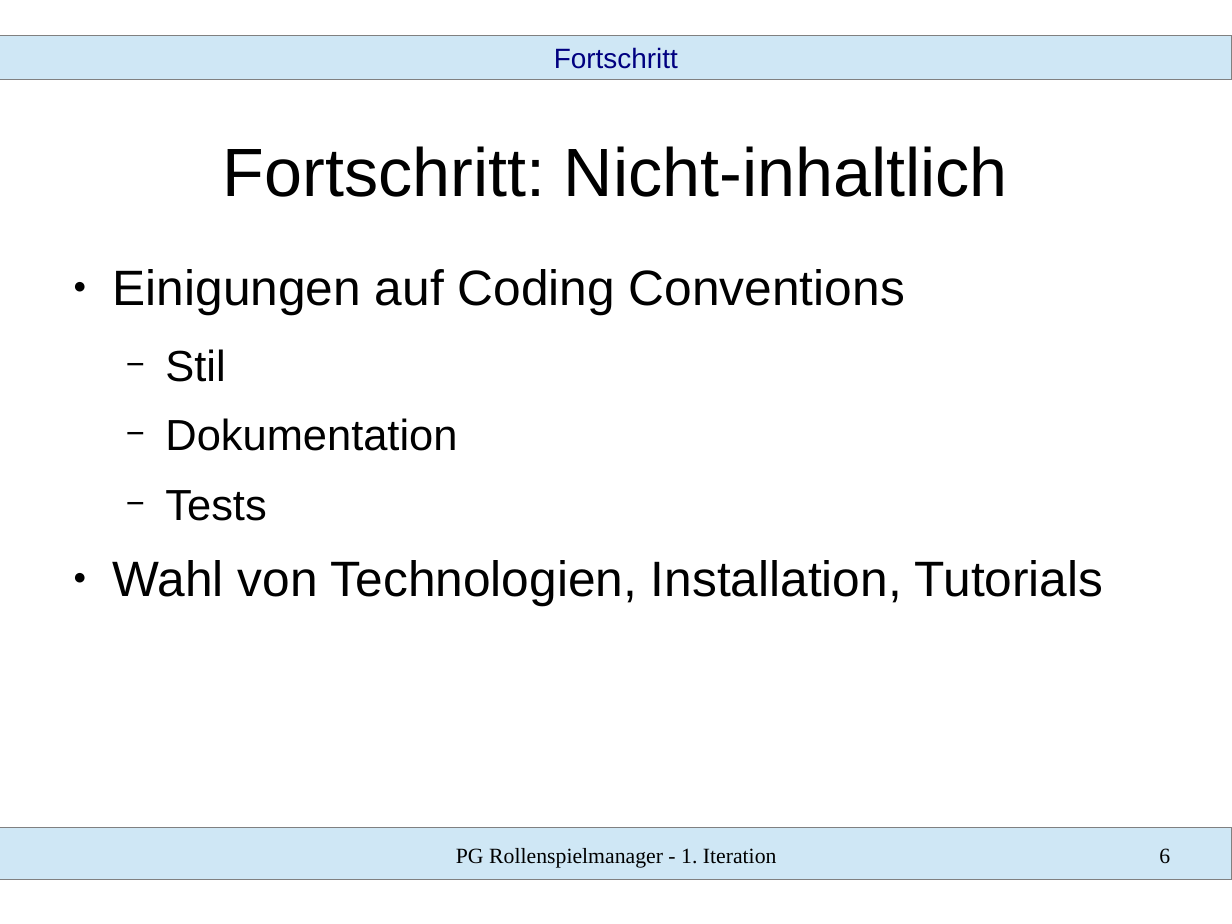
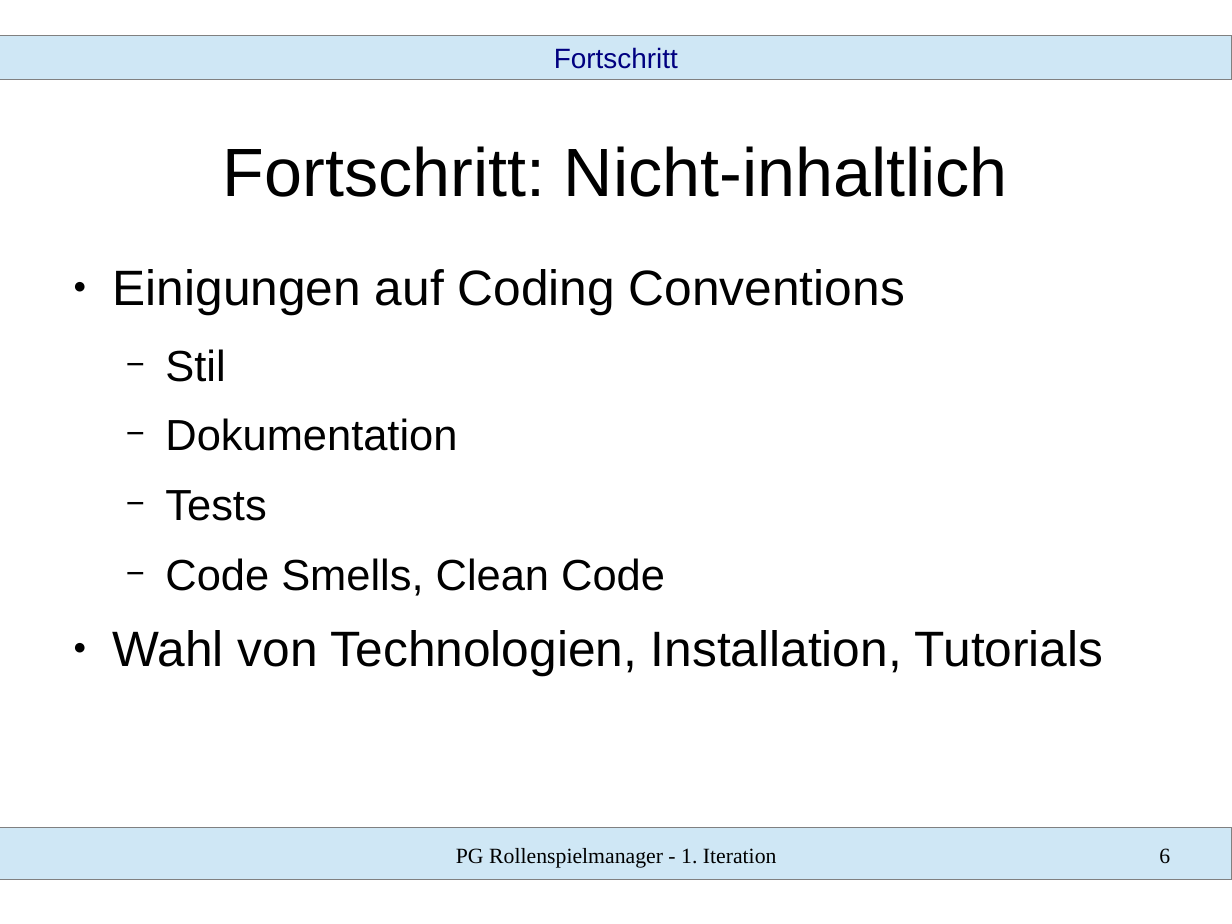
Before and after one commit to SWT-Projektgruppe-2015/Rollenspielmanager, a slide deck: slide 6 of Dokumente/01 Iteration/vortrag.odp. Drawn at 1232x924 pixels with LibreOffice and Linux fonts; fonts in the diff are those of the drawing. Boxes give left, top, right and bottom in pixels: in the first picture for what was removed or moved away, otherwise in the second. Text is boxed around its words. In the diff, an @@ line names an element or a change of style, - is before the commit and + after.

```diff
--- a/Dokumente/01 Iteration/vortrag.odp
+++ b/Dokumente/01 Iteration/vortrag.odp
@@ text at <box>165,558,665,596</box>: paragraph added @@
+  − Code Smells, Clean Code
```
Also in this commit, not shown: 3 other slides changed, 11 slides added, 1 other file.
